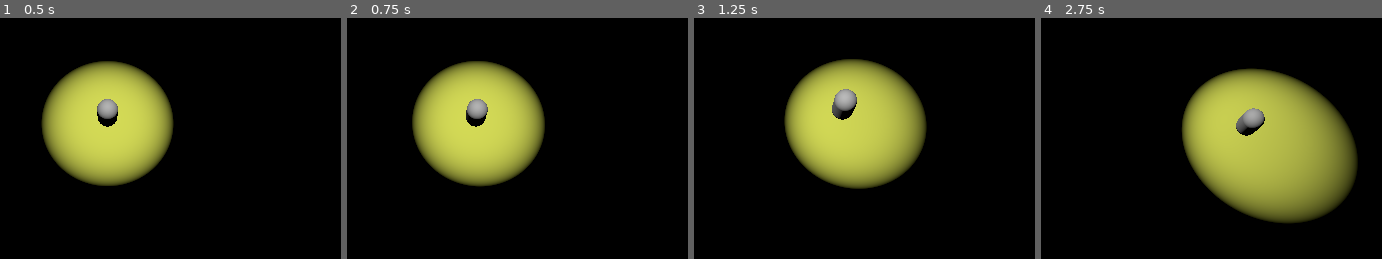
Above: before the commit, frames 1-4 (left to right).
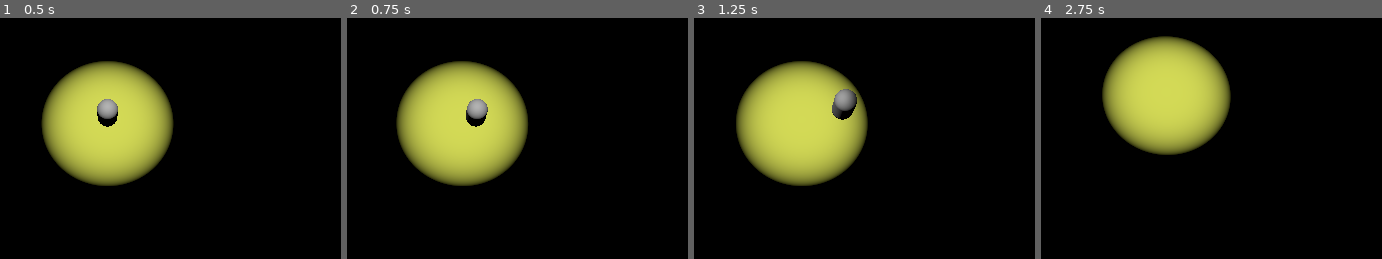
Above: after the commit, the same moments.

Repository: Shahriar-Kariman/Ipaddington
Game: Godot game, scene res://level_2.tscn
Two runs of this game, one before a commit and one after it. Both use one fixed random seed, a clock stepped at 60 frames per second and the inputs below. This scene is started directly instead of the project's main scene.
Inputs:
- Up to frame 1 (0.5 s): no input
- Up to frame 2 (0.75 s): tap Enter at 0.5 s; hold Right (move_right) from 0.53 s (still down); tap Shift (move_run) at 0.6 s
- Up to frame 3 (1.25 s): keep holding Right (move_right); tap Space (jump) at 0.77 s
- Up to frame 4 (2.75 s): release Right (move_right) at 1.28 s; hold Down (move_backwards) 1.28-2.03 s; tap Shift (move_run) at 1.35, 2.1 s; tap Space (jump) at 1.52 s; hold Right (move_right) from 2.03 s (still down)

Frame 1 is identical in both runs. In frame 2, 9.6% of the frame differs, in the area x 14-59%, y 17-70%; in frame 3, 21%; in frame 4, 36%, in the area x 17-93%, y 7-86%.

Commit message:
I got rid of the error code for the angle problem in the scond scene.

Diff:
--- a/level_2.tscn
+++ b/level_2.tscn
@@ -58,11 +58,11 @@
 func _ready():
 	pass # Replace with function body.
 
-
 # Called every frame. 'delta' is the elapsed time since the previous frame.
 func _process(delta):
 	position = Vector3(player.position.x/followOverhead,10,player.position.z/followOverhead)
-	look_at(player.position)
+	if get_rotation_degrees().x != -90:
+		look_at(player.position)
 "
 
 [node name="Level2" type="Node3D"]
